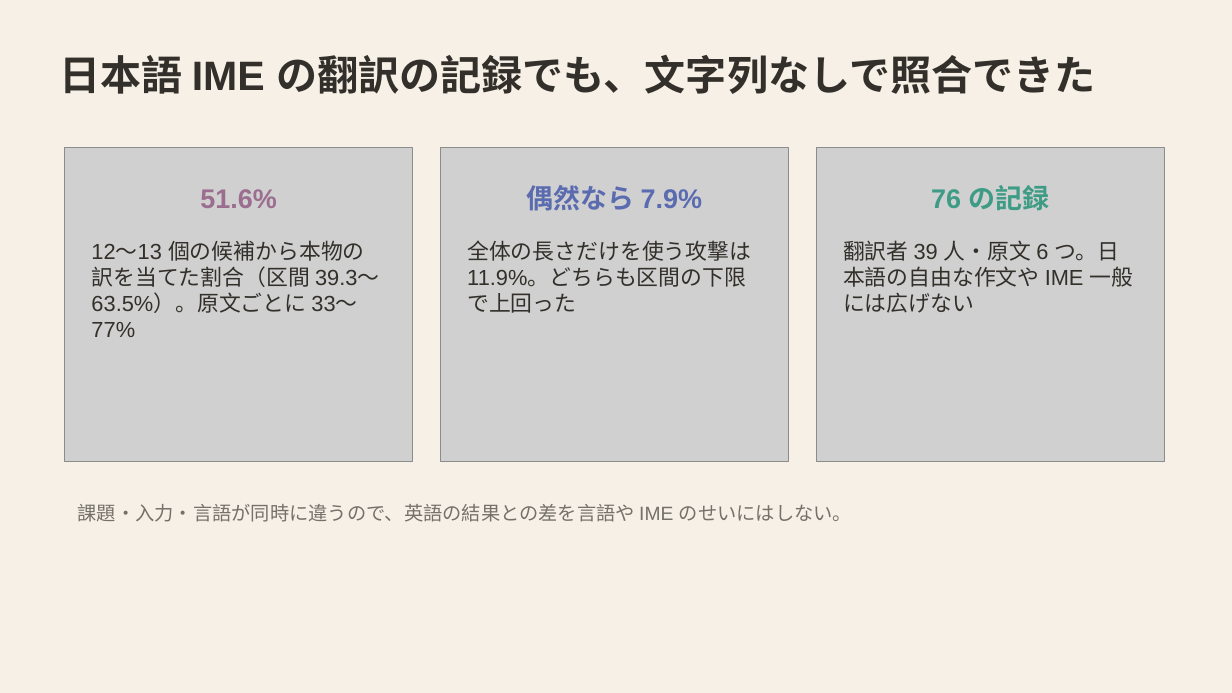
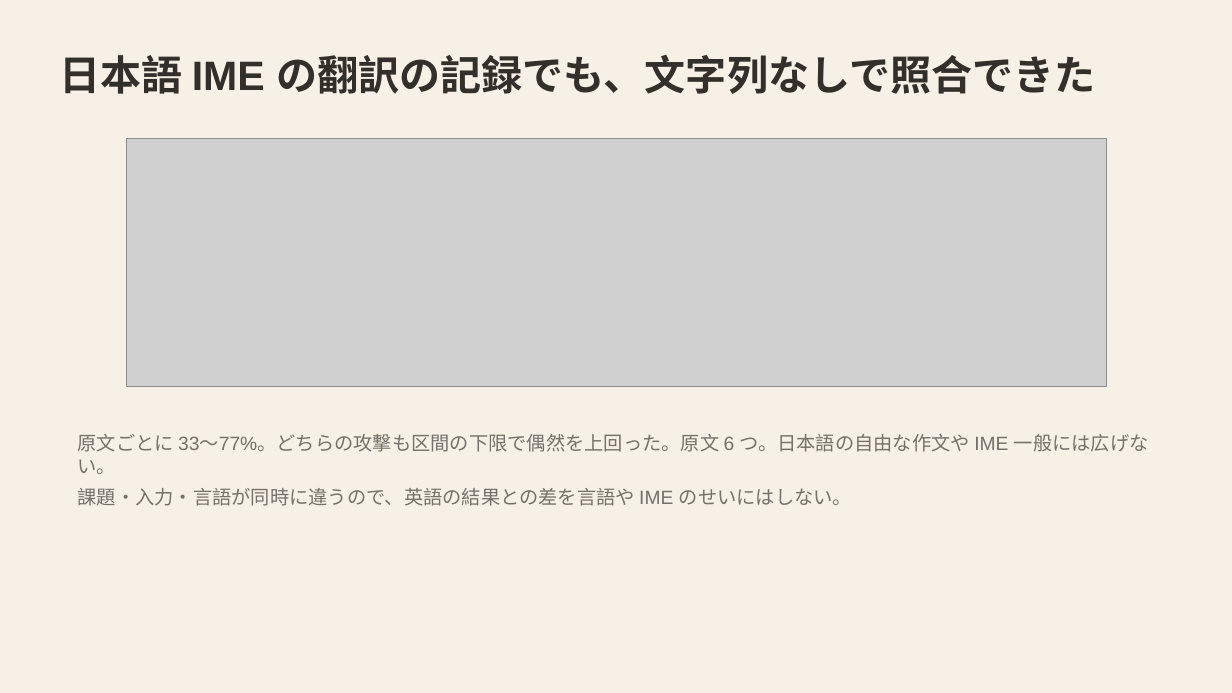
Before and after one commit to mikotomiura/GSE-prototype, a slide deck: slide 16 of docs/slides/project-overview/GSE_project_findings.pptx. Drawn at 1232x693 pixels with LibreOffice and Linux fonts; fonts in the diff are those of the drawing; grey boxes stand for pictures. Boxes give left, top, right and bottom in pixels: in the first picture for what was removed or moved away, otherwise in the second. Text is boxed around its words. In the diff, an @@ line names an element or a change of style, - is before the commit and + after.

```diff
--- a/docs/slides/project-overview/GSE_project_findings.pptx
+++ b/docs/slides/project-overview/GSE_project_findings.pptx
@@ picture: place and size @@
-picture at (65,148,413,462)
+picture at (127,139,1106,387)
@@ picture removed at (441,148,789,462) @@
@@ picture removed at (816,148,1165,462) @@
@@ text removed at (200,189,276,208) @@
-51.6%
@@ text removed at (527,185,702,211) @@
-偶然なら 7.9%
@@ text removed at (931,185,1050,211) @@
-76 の記録
@@ text removed at (91,240,379,337) @@
-12〜13 個の候補から本物の訳を当てた割合（区間 39.3〜63.5%）。原文ごとに 33〜77%
@@ text removed at (467,240,751,313) @@
-全体の長さだけを使う攻撃は 11.9%。どちらも区間の下限で上回った
@@ text removed at (843,240,1134,313) @@
-翻訳者 39 人・原文 6 つ。日本語の自由な作文や IME 一般には広げない
@@ text "原文ごとに 33〜77%。どちらの攻撃も区間の下限で偶然を上回った。原文 6 つ。日本語の自由な作文や IME ...": place and size @@
-text "原文ごとに 33〜77%。どちらの攻撃も区間の下限で偶然を上回った。原文 6 つ。日本語の自由な作文や IME ..." at (78,504,852,522)
+text "原文ごとに 33〜77%。どちらの攻撃も区間の下限で偶然を上回った。原文 6 つ。日本語の自由な作文や IME ..." at (78,434,1149,506)
@@ text at (78,434,1149,474): paragraph added @@
+原文ごとに 33〜77%。どちらの攻撃も区間の下限で偶然を上回った。原文 6 つ。日本語の自由な作文や IME 一般には広げない。
@@ text at (78,488,852,506): more space between paragraphs @@
```
Also in this commit, not shown: 10 other slides changed, 31 other files.
